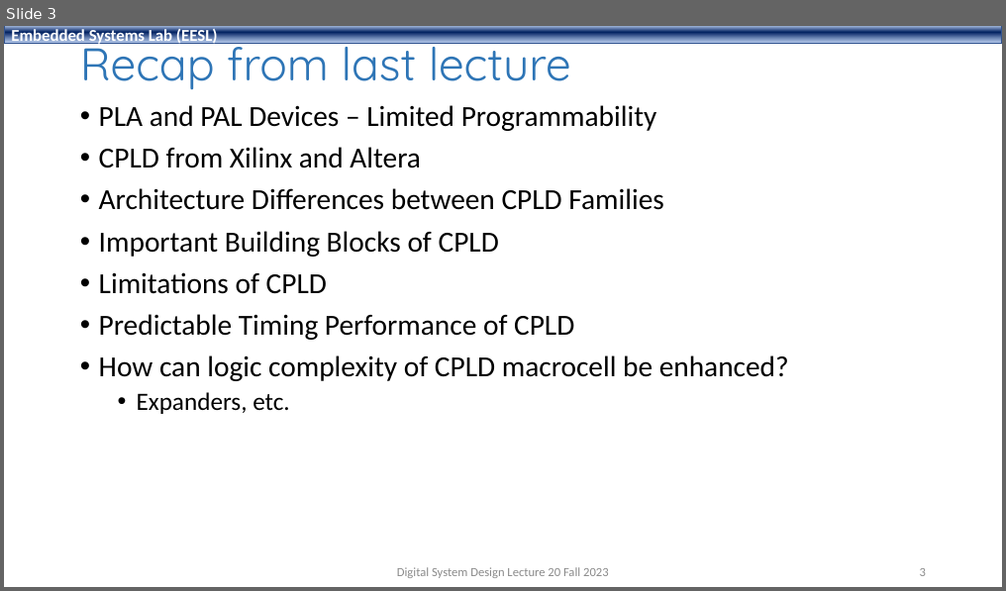
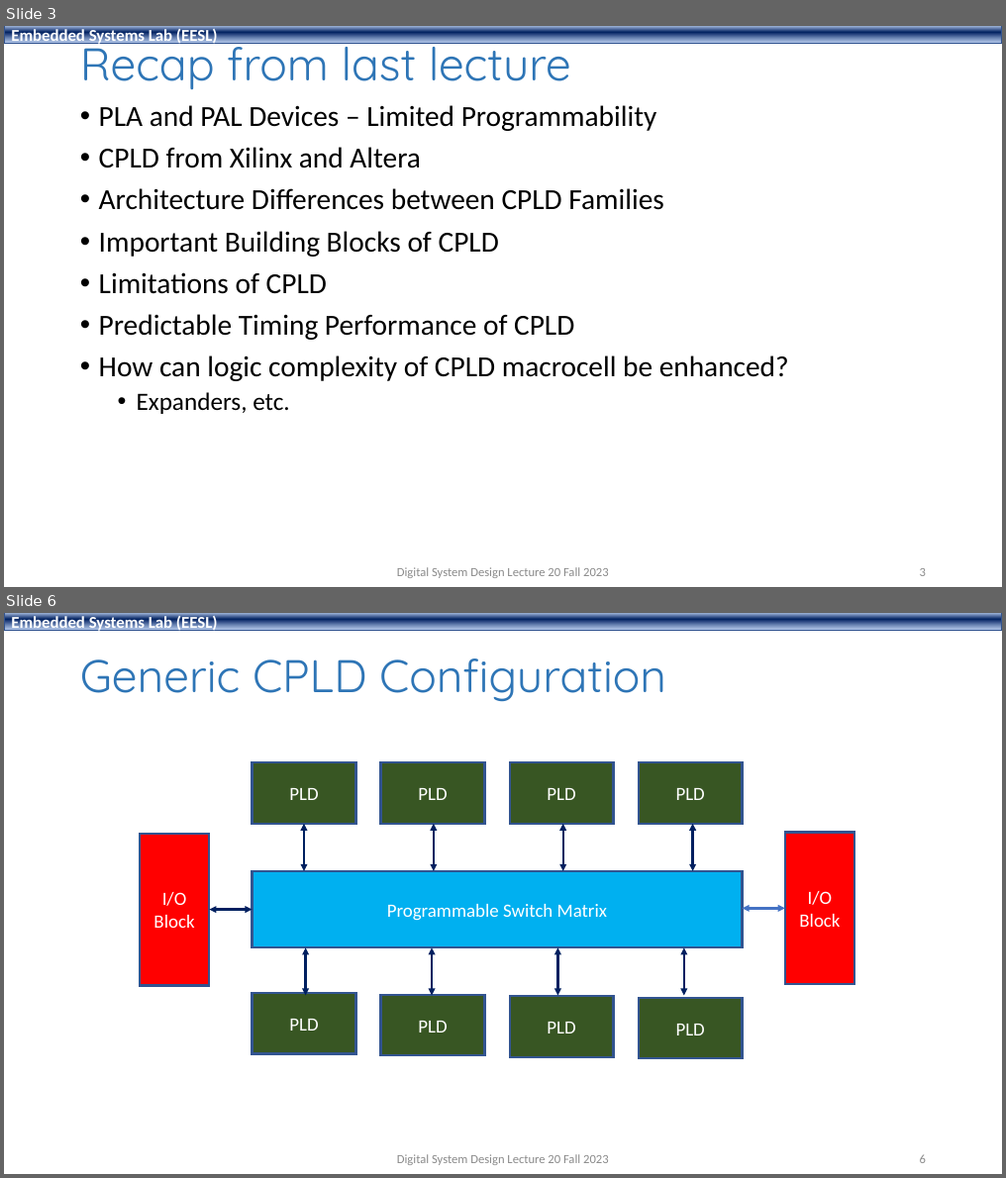
Before and after one commit to shahidmasud/shahidmasud.github.io, a slide deck: DSD_Lec20_Fall2023.ppsx. Shown one above the other, each under a label of ours: slide 3 before the commit, slides 3 and 6 after it; the slides between them are not shown. The pictures are 1006x591 and 1006x1178 pixels, drawn with LibreOffice and Linux fonts; fonts in the diff are those of the drawing; background and template pictures are left out. Boxes give left, top, right and bottom in pixels: in the first picture for what was removed or moved away, otherwise in the second. Text is boxed around its words. In the diff, an @@ line names an element or a change of style, - is before the commit and + after.

```diff
--- a/DSD_Lec20_Fall2023.ppsx
+++ b/DSD_Lec20_Fall2023.ppsx
@@ slide 6 added at (4,613,1002,1174), background #FFFFFF; not listed: 1 template element that a slide beside it also shows @@
@@ title added at (80,659,666,702), 44 pt, text #2E75B6 @@
+Generic CPLD Configuration
@@ group added at (140,762,854,1059): 11 rectangles, 10 double arrows @@
+Programmable Switch Matrix
+PLD
+PLD
+PLD
+PLD
+PLD
+PLD
+PLD
+PLD
+I/O
+Block
+I/O
+Block
@@ text added at (397,1155,608,1165), 12 pt, text #8C8C8C @@
+Digital System Design Lecture 20 Fall 2023
@@ page number added at (920,1155,926,1163), 12 pt, text #8C8C8C @@
+6
```
Also in this commit, not shown: 2 slides changed, 15 other slides added.
